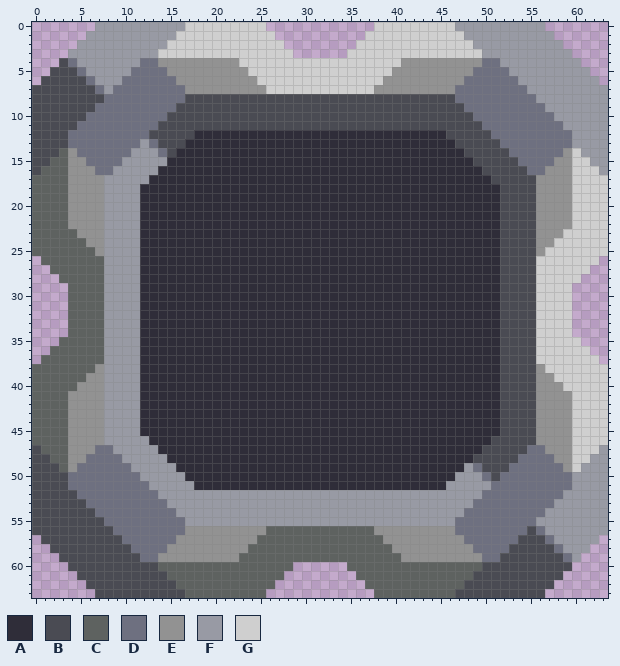
File history of a pixel-art sprite, sprites/blocks/drills/mars-iron-drill.png. This is how it looked before the edit.
The file is 64x64 pixels.
Palette (. is transparent): A #2f2d39  B #4a4b53  C #5e6260  D #6e7080  E #929292  F #989aa4  G #cfcfcf
Now the later version:
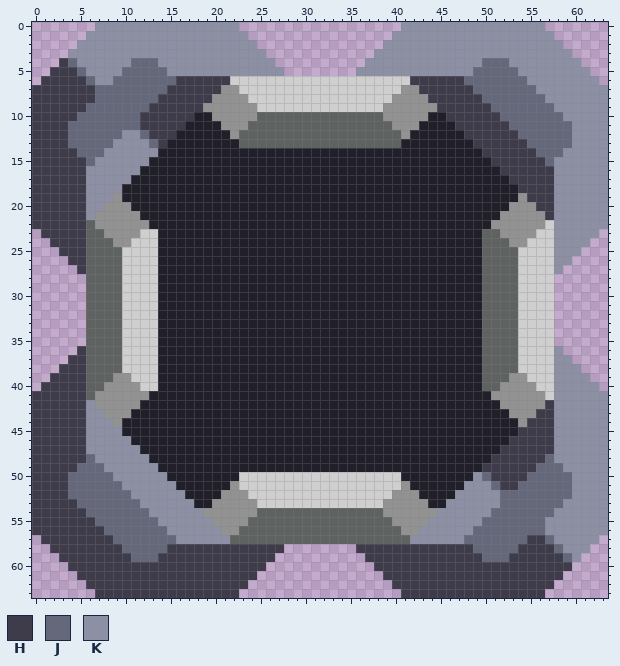
Colours new in this view: H #3e3c4a  J #65677b  K #8d90a4
Edits made:
colour A: #2f2d39 -> #201f2a
Changed rows in their new state; - is a pixel that keeps its letter.
first column x 0:
 0 -------KKKKKKKKKKKKKKKK...------------...KKKKKKKKKKKKKKKK-------
 1 ------KKKKKKKKKKKKKKKKKK...----------...KKKKKKKKKKKKKKKKKK------
 2 -----KKKKKKKKKKKKKKKKKKKK...--------...KKKKKKKKKKKKKKKKKKKK-----
 3 ----KKKKKKKKKKKKKKKKKKKKKK...------...KKKKKKKKKKKKKKKKKKKKKK----
 4 ---HJKKKKKKJJJKKKKKKKKKKKKK..........KKKKKKKKKKKKKJJJKKKKKKKK---
 5 --HHHJKKKKJJJJJKKKKKKKKKKKKK........KKKKKKKKKKKKKJJJJJKKKKKKKK--
 6 -HHHHHJKKJJJJJJJHHHHHHGGG--------------GGGHHHHHHJJJJJJJKKKKKKKK-
 7 HHHHHHHJJJJJJJJHHHHHH--GGG------------GGG--HHHHHHJJJJJJJKKKKKKKK
 8 HHHHHHHJJJJJJJHHHHHHEEEEGGGGGGGGGGGGGGGGEEEEHHHHHHJJJJJJJKKKKKKK
 9 HHHHHHJJJJJJJHHHHHHEEEEEEGGGGGGGGGGGGGGEEEEEEHHHHHHJJJJJJJKKKKKK
10 HHHHHJJJJJJJHHHHHHAAEEEEECCCCCCCCCCCCCCEEEEEAAHHHHHHJJJJJJJKKKKK
11 HHHHJJJJJJJJHHHHHAAAAEEECCCCCCCCCCCCCCCCEEEAAAAHHHHHHJJJJJJJKKKK
12 HHHHJJJJJJKKJHHHAA----ECCCCCCCCCCCCCCCCCCE----AAHHHHHHJJJJJJKKKK
13 HHHHJJJJJKKKKJHAA------CCCCCCCCCCCCCCCCCC------AAHHHHHHJJJJJKKKK
14 HHHHHJJJKKKKKKAA--------------------------------AAHHHHHHJJJKKKKK
15 HHHHHHJKKKKKKAA----------------------------------AAHHHHHHJKKKKKK
16 HHHHHHKKKKKKAA------------------------------------AAHHHHHHKKKKKK
17 HHHHHHKKKKKAA--------------------------------------AAHHHHHKKKKKK
18 HHHHHHKKKKAA----------------------------------------AAHHHHKKKKKK
19 HHHHHHKKKEAA----------------------------------------AAEHHHKKKKKK
20 HHHHHHKKEEEA----------------------------------------AEEEHHKKKKKK
21 HHHHHHK-EEEE----------------------------------------EEEE-HKKKKKK
22 HHHHHHC-EEEEE--------------------------------------EEEEE-GKKKKKK
23 .HHHHHCCEEEEGG------------------------------------CCEEEEGGKKKKK.
24 ..HHHHCCCEEGGG------------------------------------CCCEEGGGKKKK..
25 ...HHH-CCCGGGG------------------------------------CCCCGGG-KKK...
26 -...HH--CCGGGG------------------------------------CCCCGG--KK...-
27 --...H--CCGGGG------------------------------------CCCCGG--K...--
28 ---...--CCGGGG------------------------------------CCCCGG--...---
29 ----..--CCGGGG------------------------------------CCCCGG--..----
30 ----..--CCGGGG------------------------------------CCCCGG--..----
31 ----..--CCGGGG------------------------------------CCCCGG--..----
32 ----..--CCGGGG------------------------------------CCCCGG--..----
33 ----..--CCGGGG------------------------------------CCCCGG--..----
34 ----..--CCGGGG------------------------------------CCCCGG--..----
35 ---...--CCGGGG------------------------------------CCCCGG--...---
36 --...H--CCGGGG------------------------------------CCCCGG--K...--
37 -...HH--CCGGGG------------------------------------CCCCGG--KK...-
38 ...HHH-CCCGGGG------------------------------------CCCCGGG-KKK...
39 ..HHHHCCCEEGGG------------------------------------CCCEEGGGKKKK..
40 .HHHHHCCEEEEGG------------------------------------CCEEEEGGKKKKK.
41 HHHHHHC-EEEEE--------------------------------------EEEEE-GKKKKKK
42 HHHHHHK-EEEE----------------------------------------EEEE-HKKKKKK
43 HHHHHHKKEEEA----------------------------------------AEEEHHKKKKKK
44 HHHHHHKKKEAA----------------------------------------AAEHHHKKKKKK
45 HHHHHHKKKKAA----------------------------------------AAHHHHKKKKKK
46 HHHHHHKKKKKAA--------------------------------------AAHHHHHKKKKKK
47 HHHHHHKKKKKKAA------------------------------------AAHHHHHHKKKKKK
48 HHHHHHJKKKKKKAA----------------------------------AAHHHHHHJKKKKKK
49 HHHHHJJJKKKKKKAA--------------------------------AAHHHHHHJJJKKKKK
50 HHHHJJJJJKKKKKKAA------GGGGGGGGGGGGGGGGGG------AAKJHHHHJJJJJKKKK
51 HHHHJJJJJJKKKKKKAA----EGGGGGGGGGGGGGGGGGGE----AAKKKJHHJJJJJJKKKK
52 HHHHJJJJJJJKKKKKKAAAAEEEGGGGGGGGGGGGGGGGEEEAAAAKKKKKJJJJJJJJKKKK
53 HHHHHJJJJJJJKKKKKKAAEEEEEGGGGGGGGGGGGGGEEEEEAAKKKKKKJJJJJJJKKKKK
54 HHHHHHJJJJJJJKKKKKKEEEEEECCCCCCCCCCCCCCEEEEEEKKKKKKJJJJJJJKKKKKK
55 HHHHHHHJJJJJJJKKKKKKEEEECCCCCCCCCCCCCCCCEEEEKKKKKKJJJJJJJKKKKKKK
56 HHHHHHHHJJJJJJJKKKKKK--CCC------------CCC--KKKKKKJJJJJJJJKKKKKKK
57 -HHHHHHHHJJJJJJJKKKKKKCCC--------------CCCKKKKKKJJJJJJJHHJKKKKK-
58 --HHHHHHHHJJJJJHHHHHHHHHHHHH........HHHHHHHHHHHHHJJJJJHHHHJKKK--
59 ---HHHHHHHHJJJHHHHHHHHHHHHH..........HHHHHHHHHHHHHJJJHHHHHHJK---
60 ----HHHHHHHHHHHHHHHHHHHHHH...------...HHHHHHHHHHHHHHHHHHHHHH----
61 -----HHHHHHHHHHHHHHHHHHHH...--------...HHHHHHHHHHHHHHHHHHHH-----
62 ------HHHHHHHHHHHHHHHHHH...----------...HHHHHHHHHHHHHHHHHH------
63 -------HHHHHHHHHHHHHHHH...------------...HHHHHHHHHHHHHHHH-------
